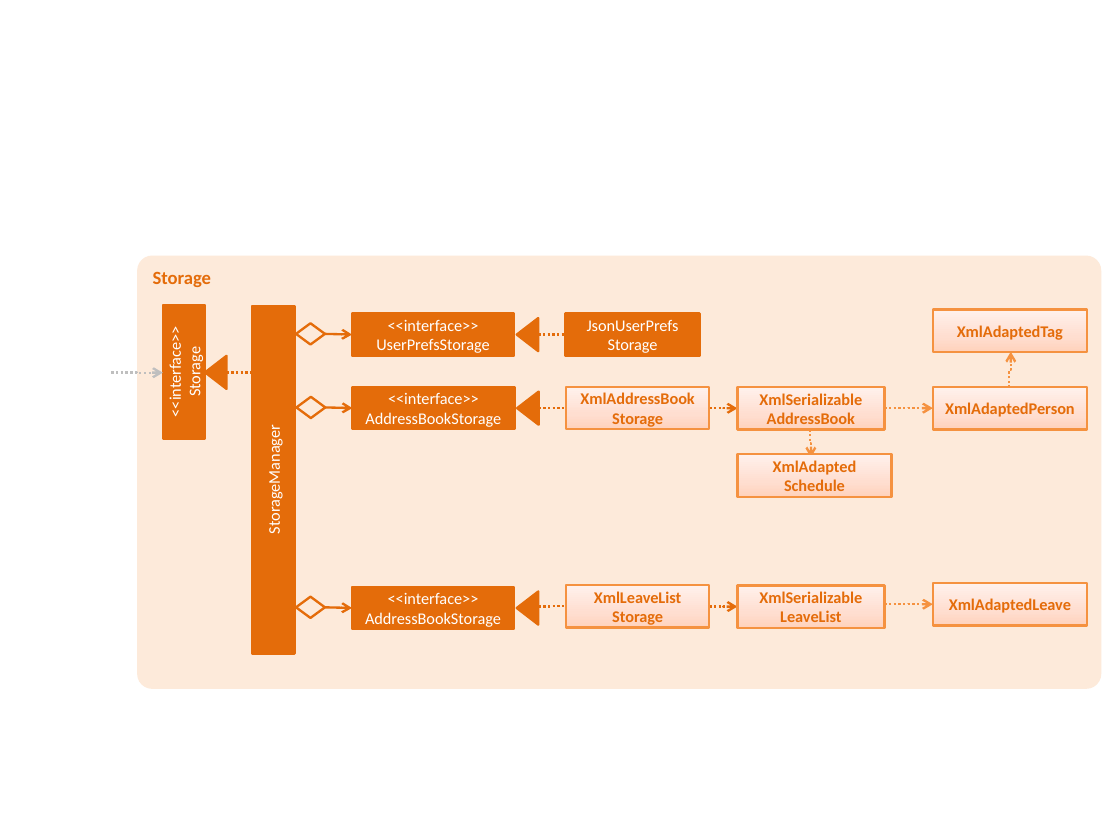
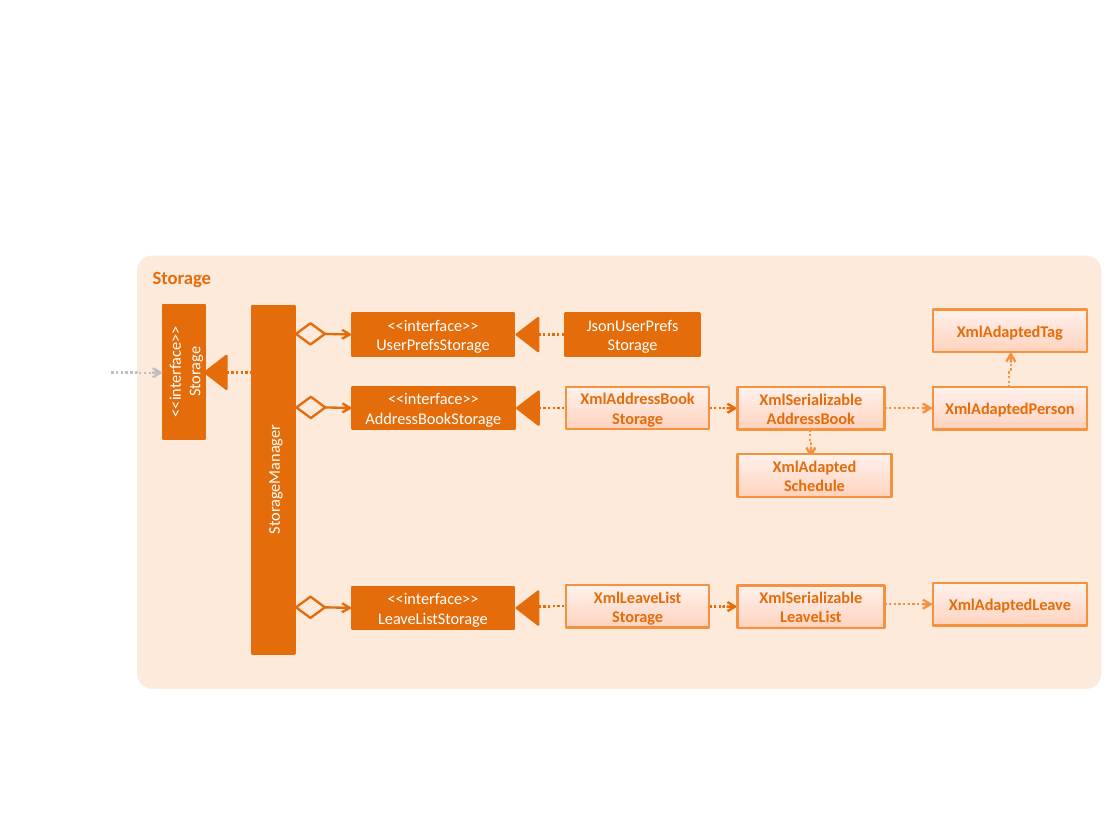
Before and after one commit to speezy37/main, a slide deck: slide 1 of docs/diagrams/StorageComponentClassDiagram.pptx. Drawn at 1120x840 pixels with LibreOffice and Linux fonts; fonts in the diff are those of the drawing. Boxes give left, top, right and bottom in pixels: in the first picture for what was removed or moved away, otherwise in the second. Text is boxed around its words. In the diff, an @@ line names an element or a change of style, - is before the commit and + after.

```diff
--- a/docs/diagrams/StorageComponentClassDiagram.pptx
+++ b/docs/diagrams/StorageComponentClassDiagram.pptx
@@ text in rectangle at (378, 593, 488, 627): text changed @@
-<<interface>>
-AddressBookStorage
+<<interface>>
+LeaveListStorage
```
Also in this commit, not shown: 2 other files.
